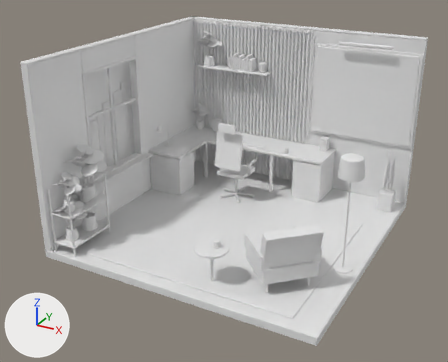
A saved change to the glTF model public/models/room.glb.
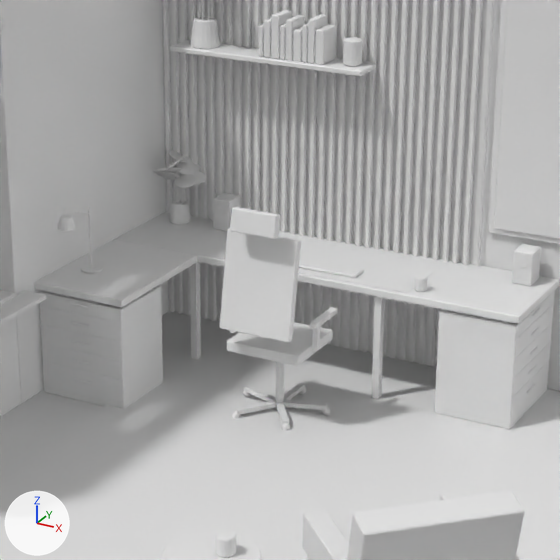
Old and new are each drawn whole from a 50 mm lens placed at (4.03, -7.91, 4.68), pointed at (-0.19, -0.23, 0.84) and again close up on the part from 30% to 75% of the width and 14% to 69% of the height. The lights are fixed; the arrows at lower left show +X, +Y and +Z. The first two pictures are the older version. Where no turn or scale is listed for an object, it has been applied to the vertices. Vertices at exactly the same position are counted once.
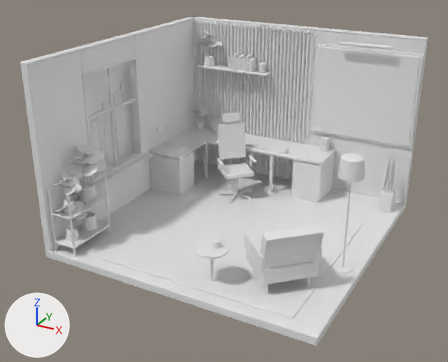
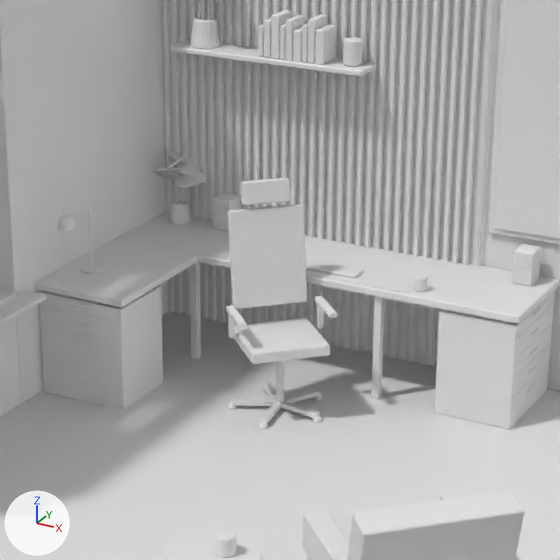
Where the change shows, as pixel boxes [x1, y1, x2, y2] in the close-ups (560 x 560 px; the box of a moved part takes in the faces that stretch with it):
part 1 of me_mesh_0, moved or reshaped: before [219, 228, 301, 342]; after [228, 204, 307, 309]
part 2 of me_mesh_0, moved or reshaped: before [230, 207, 280, 239]; after [241, 178, 290, 205]
part 3 of me_mesh_0, moved or reshaped (not visible before): after [226, 305, 247, 328]
part 4 of me_mesh_0, moved or reshaped: before [309, 307, 338, 329]; after [315, 296, 337, 318]
part 5 of me_mesh_0, moved or reshaped: before [230, 330, 236, 333]; after [228, 314, 235, 338]
part 6 of me_mesh_0, moved or reshaped: before [312, 326, 320, 351]; after [317, 304, 324, 328]
part 7 of me_mesh_0, moved or reshaped: before [283, 400, 327, 410]; after [284, 389, 320, 403]
part 8 of me_mesh_0, moved or reshaped: before [284, 384, 305, 400]; after [263, 382, 276, 399]
part 9 of me_mesh_0, moved or reshaped: before [245, 386, 276, 402]; after [232, 399, 276, 406]
part 10 of me_mesh_0, moved or reshaped: before [235, 400, 277, 414]; after [260, 401, 281, 424]
part 11 of me_mesh_0, moved or reshaped: before [277, 402, 289, 425]; after [280, 401, 320, 418]
part 12 of me_mesh_0, moved or reshaped: before [227, 322, 333, 366]; after [234, 318, 330, 364]
part 13 of me_mesh_0, moved or reshaped: before [232, 388, 331, 431]; after [228, 387, 322, 430]

The change, as a list of edits to the scene's bpy script:
```text
Change me_mesh_0:
    where me_mesh_0.from_pydata(...)  # 19272 vertices, 35230 faces; spans x 0.0..4.45, y -4.33..0.0, z 0.0..2.95
    used by ob_mesh_0; location = (-2.355, 2.23, -0.12)
    me_mesh_0 part 1: the loose piece of 24 vertices spanning x 1.51..1.99, y -1.63..-1.47, z 0.76..1.38 is turned 45 degrees about the z axis through its middle, then moved by (-0.19, 0.46, 0.0)
    me_mesh_0 part 2: the loose piece of 24 vertices spanning x 1.6..1.91, y -1.65..-1.57, z 1.41..1.55 is turned 45 degrees about the z axis through its middle, then moved by (-0.23, 0.56, 0.0)
    me_mesh_0 part 3: the loose piece of 24 vertices spanning x 1.44..1.49, y -1.41..-1.11, z 0.79..0.83 is turned 45 degrees about the z axis through its middle, then moved by (0.1, -0.24, 0.0)
    me_mesh_0 part 4: the loose piece of 24 vertices spanning x 2.02..2.07, y -1.41..-1.11, z 0.79..0.83 is turned 45 degrees about the z axis through its middle, then moved by (-0.07, 0.17, 0.0)
    me_mesh_0 part 5: the loose piece of 24 vertices spanning x 1.45..1.48, y -1.38..-1.34, z 0.63..0.8 is turned 45 degrees about the z axis through its middle, then moved by (0.03, -0.07, 0.0)
    me_mesh_0 part 6: the loose piece of 24 vertices spanning x 2.03..2.06, y -1.38..-1.34, z 0.63..0.8 is turned 45 degrees about the z axis through its middle, then moved by (-0.14, 0.34, 0.0)
    me_mesh_0 part 7: the loose piece of 24 vertices spanning x 1.75..2.05, y -1.3..-1.17, z 0.17..0.19 is turned 45 degrees about the z axis through its middle, then moved by (-0.07, 0.09, 0.0)
    me_mesh_0 part 8: the loose piece of 24 vertices spanning x 1.73..1.78, y -1.28..-0.98, z 0.17..0.19 is turned 45 degrees about the z axis through its middle, then moved by (-0.11, -0.04, 0.0)
    me_mesh_0 part 9: the loose piece of 24 vertices spanning x 1.46..1.76, y -1.3..-1.16, z 0.17..0.19 is turned 45 degrees about the z axis through its middle, then moved by (0.01, -0.11, 0.0)
    me_mesh_0 part 10: the loose piece of 24 vertices spanning x 1.56..1.77, y -1.53..-1.27, z 0.17..0.19 is turned 45 degrees about the z axis through its middle, then moved by (0.11, -0.03, 0.0)
    me_mesh_0 part 11: the loose piece of 24 vertices spanning x 1.74..1.94, y -1.54..-1.27, z 0.17..0.19 is turned 45 degrees about the z axis through its middle, then moved by (0.06, 0.1, 0.0)
    me_mesh_0 part 12: the loose piece of 24 vertices spanning x 1.51..2.0, y -1.52..-1.04, z 0.58..0.65 is turned 45 degrees about the z axis through its middle
    me_mesh_0 part 13: 610 of 19272 vertices moved; they spanned x 1.44..2.07, y -1.55..-0.95, z 0.12..0.18 and now span x 1.46..2.08, y -1.61..-0.99, z 0.12..0.18; mean shift (0.0, 0.0, 0.0); largest move (1.44, -1.19, 0.15) -> (2.06, -1.33, 0.18)
```
